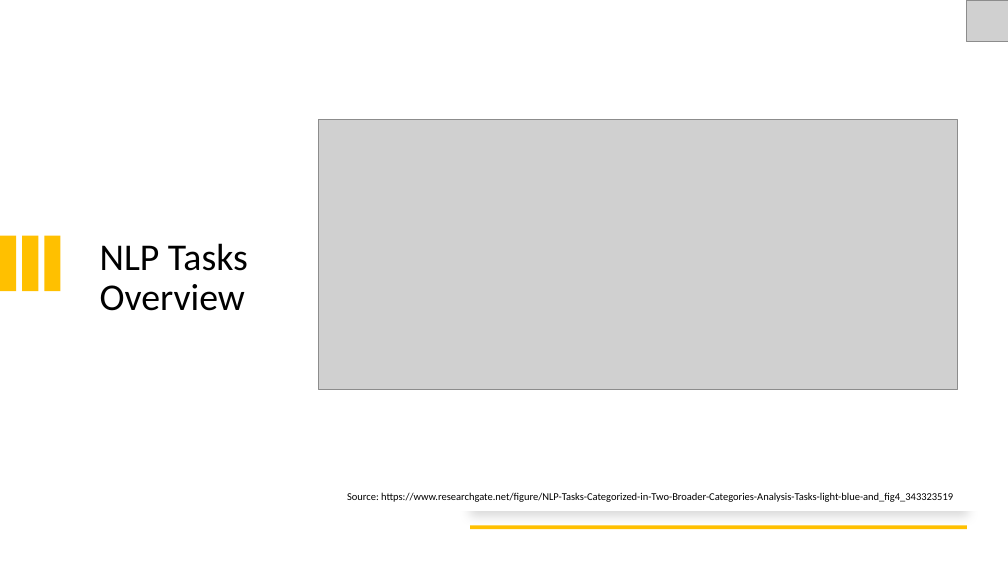
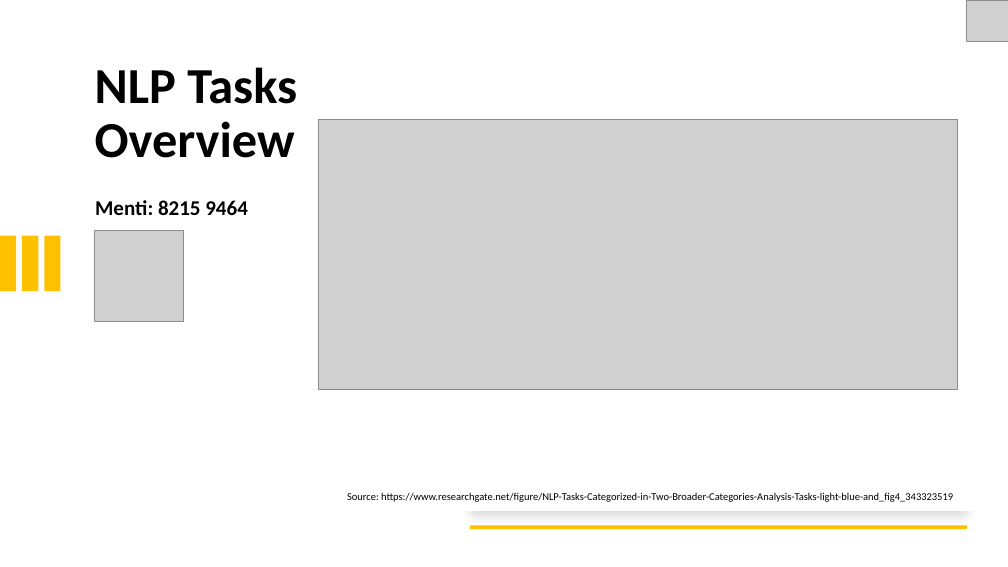
Before and after one commit to royn5618/PyConIreland_23, a slide deck: slide 8 of Slides.pptx (slide 6 before the commit). Drawn at 1008x567 pixels with LibreOffice and Linux fonts; fonts in the diff are those of the drawing; grey boxes stand for pictures. Boxes give left, top, right and bottom in pixels: in the first picture for what was removed or moved away, otherwise in the second. Text is boxed around its words. In the diff, an @@ line names an element or a change of style, - is before the commit and + after.

Commit message:
Final Slides with QR and Menti

```diff
--- a/Slides.pptx
+++ b/Slides.pptx
@@ title "NLP Tasks Overview": place and size @@
-title "NLP Tasks Overview" at [100,243,248,311]
+title "NLP Tasks Overview" at [95,67,297,158]
@@ title "NLP Tasks Overview" at [95,67,297,158]: size 36 to 48 pt, bold on @@
@@ text added at [95,200,248,215], 20 pt, text #000000, bold @@
+Menti: 8215 9464
@@ picture added at [95,231,184,322] @@
```
Also in this commit, not shown: 5 other slides changed, 2 slides added.
